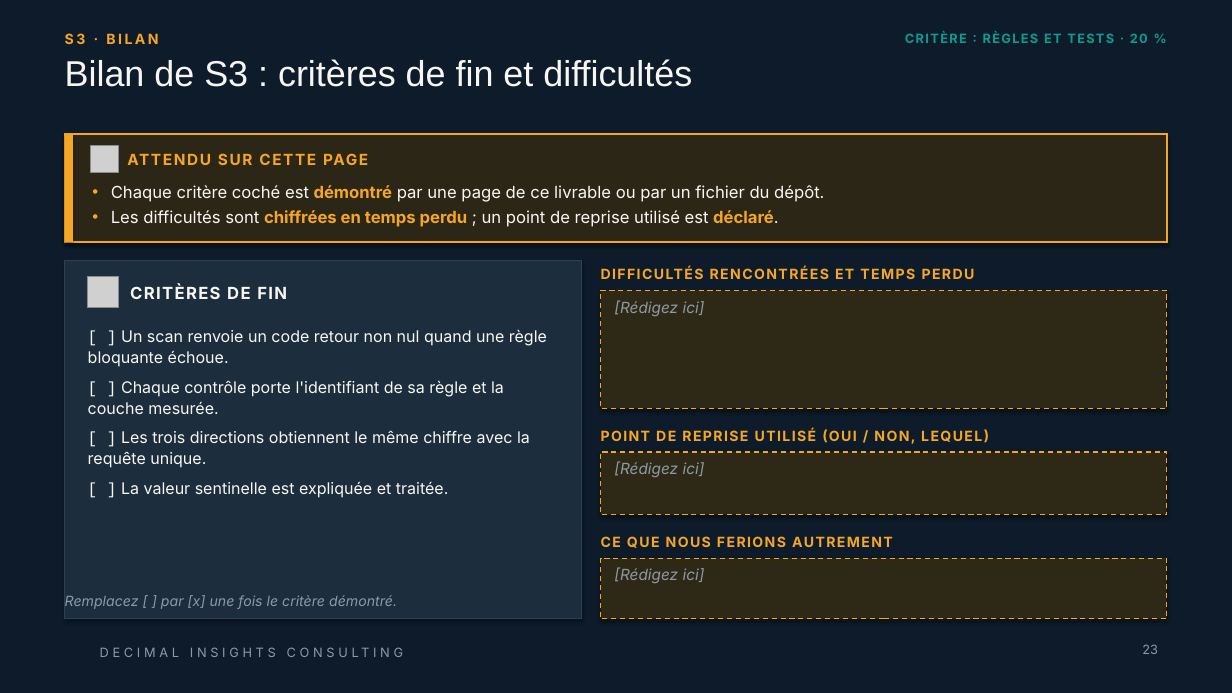
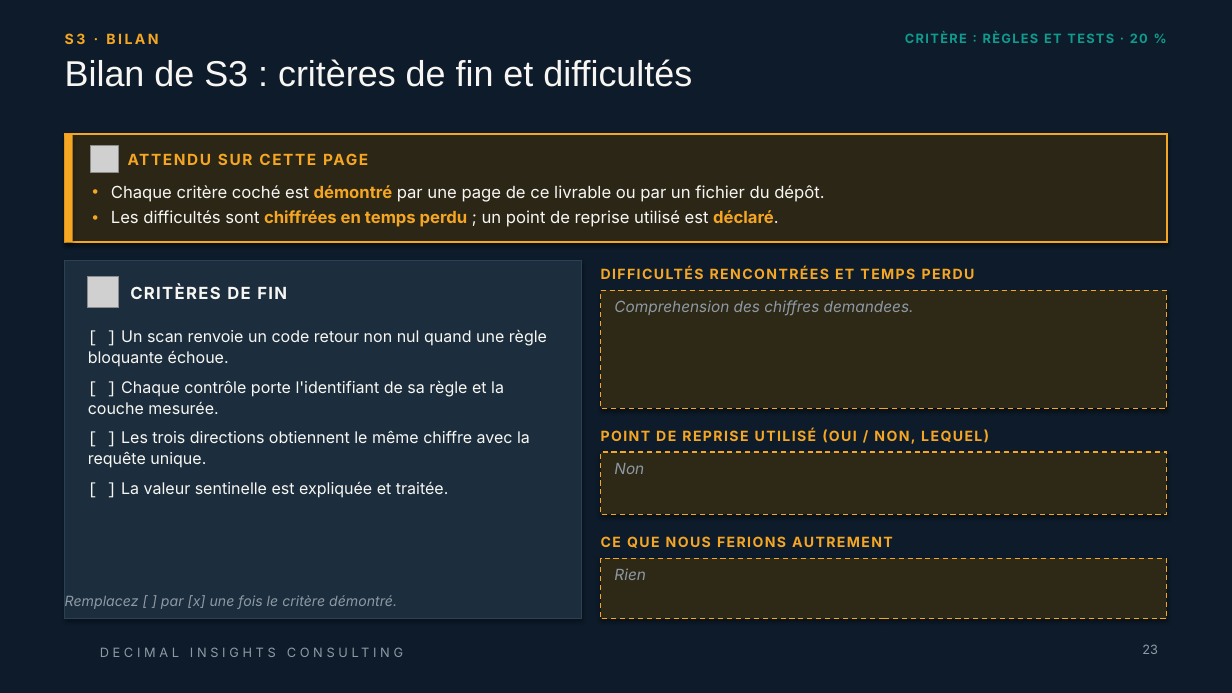
Before and after one commit to 0TRDavid/td-qualite-g00, a slide deck: slide 23 of livrables/Livrable_Groupe_TD_AssurConnect.pptx. Drawn at 1232x693 pixels with LibreOffice and Linux fonts; fonts in the diff are those of the drawing; grey boxes stand for pictures; background and template pictures are left out. Boxes give left, top, right and bottom in pixels: in the first picture for what was removed or moved away, otherwise in the second. Text is boxed around its words. In the diff, an @@ line names an element or a change of style, - is before the commit and + after.

```diff
--- a/livrables/Livrable_Groupe_TD_AssurConnect.pptx
+++ b/livrables/Livrable_Groupe_TD_AssurConnect.pptx
@@ text in rectangle at (614, 300, 914, 316): text changed @@
-[Rédigez ici]
+Comprehension des chiffres demandees.
@@ text in rectangle at (614, 463, 644, 474): text changed @@
-[Rédigez ici]
+Non
@@ text in rectangle at (614, 568, 646, 580): text changed @@
-[Rédigez ici]
+Rien
```
Also in this commit, not shown: 5 other slides changed, 1 other file.
